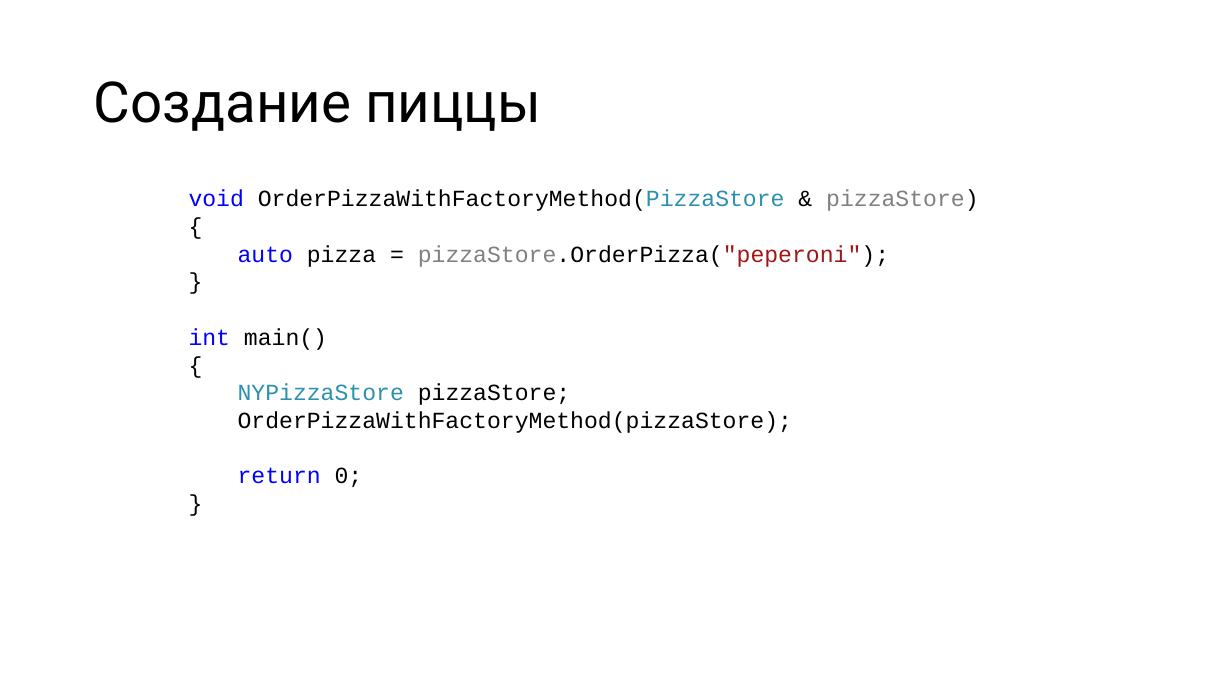
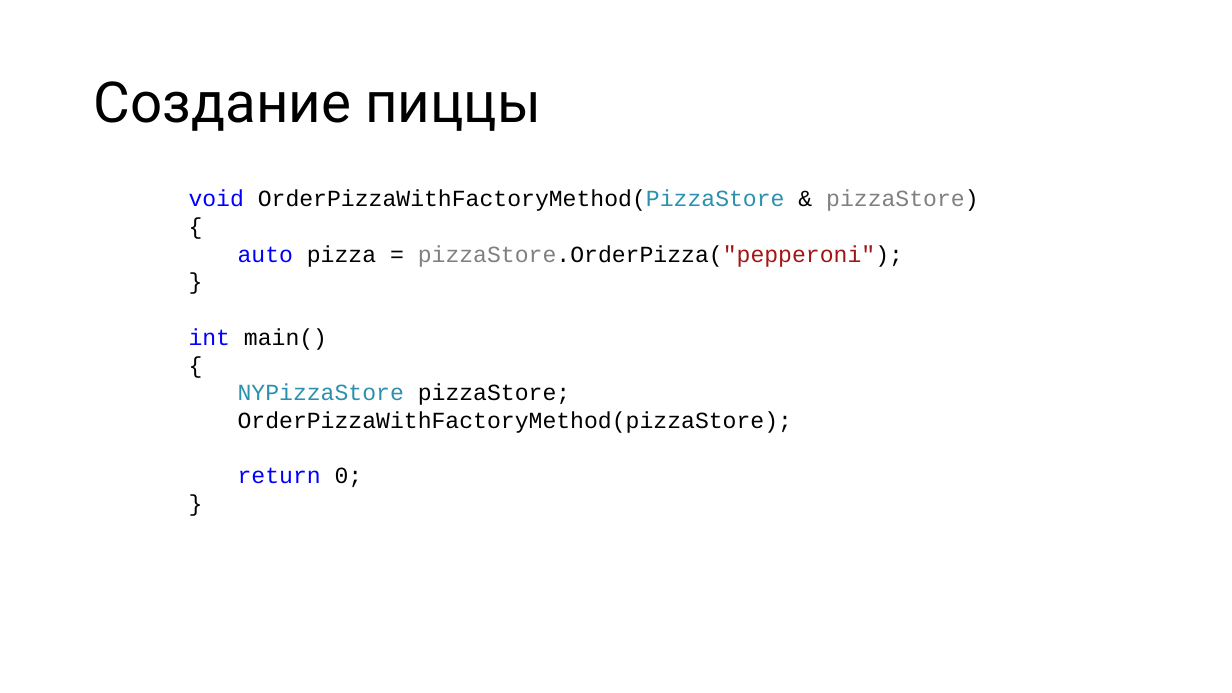
Before and after one commit to alexey-malov/ood, a slide deck: slide 25 of lectures/04.factory/factory.pptx (slide 23 before the commit). Drawn at 1232x693 pixels with LibreOffice and Linux fonts; fonts in the diff are those of the drawing. Boxes give left, top, right and bottom in pixels: in the first picture for what was removed or moved away, otherwise in the second. Text is boxed around its words. In the diff, an @@ line names an element or a change of style, - is before the commit and + after.

```diff
--- a/lectures/04.factory/factory.pptx
+++ b/lectures/04.factory/factory.pptx
@@ text at [238,245,903,267]: text changed @@
-auto pizza = pizzaStore.OrderPizza("peperoni");
+auto pizza = pizzaStore.OrderPizza("pepperoni");
```
Also in this commit, not shown: 2 slides added, 1 other file.
